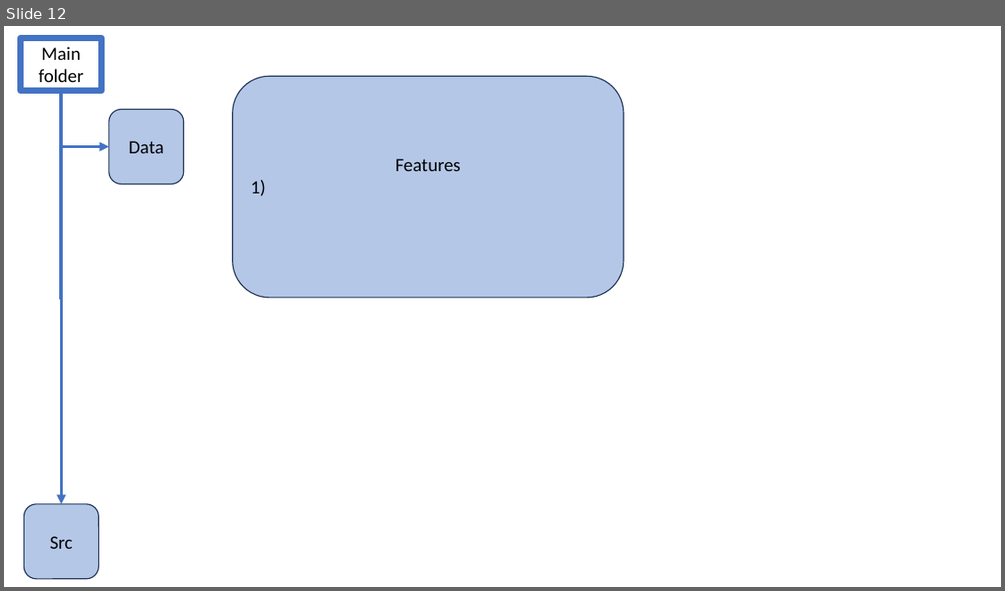
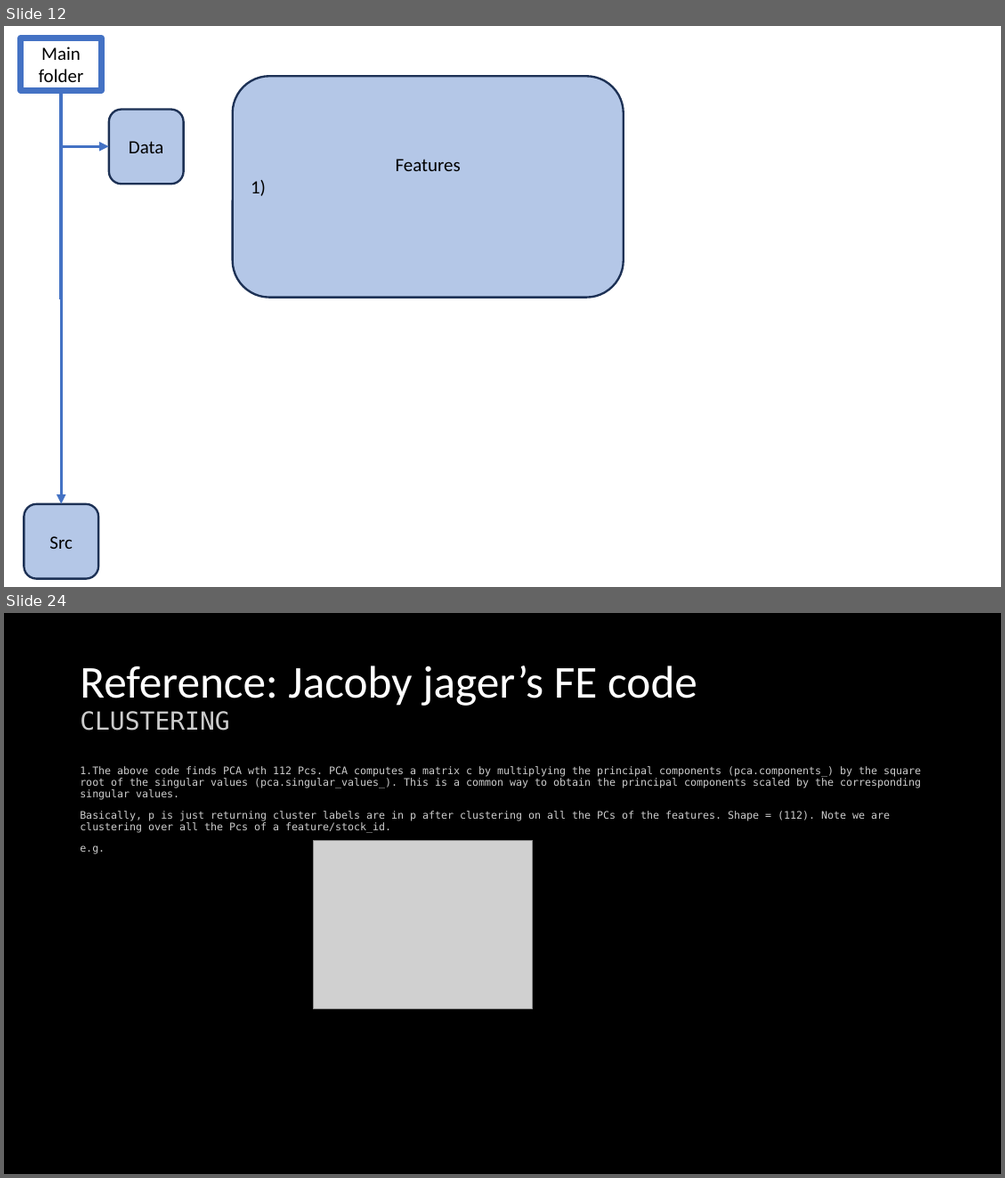
Before and after one commit to JosePeeterson/Optiver-Realized-Volatility-Prediction, a slide deck: docs/Project_help_n_ideas.pptx. Shown one above the other, each under a label of ours: slide 12 before the commit, slides 12 and 24 after it; the slides between them are not shown. The pictures are 1005x591 and 1005x1178 pixels, drawn with LibreOffice and Linux fonts; fonts in the diff are those of the drawing; grey boxes stand for pictures. Boxes give left, top, right and bottom in pixels: in the first picture for what was removed or moved away, otherwise in the second. Text is boxed around its words. In the diff, an @@ line names an element or a change of style, - is before the commit and + after.

Commit message:
Meaningful features for liquidity are added; BUCKETIZING IRREGULARLY SPACED DATA WITHIN FIRST 10 MINS FOR EACH STOCK TO MAKE THEM COMPARABLE ACROSS STOCKS. CREATE GRANULARITY WITHIN 10 FIRST MINS.This is a way to standardize data arriving at irreguar seconds. Next step will be clustering

```diff
--- a/docs/Project_help_n_ideas.pptx
+++ b/docs/Project_help_n_ideas.pptx
@@ slide 24 added at [4, 613, 1001, 1174], background #000000 @@
@@ title added at [80, 666, 697, 730], 44 pt, text #FFFFFF @@
+Reference: Jacoby jager’s FE code
+CLUSTERING
@@ text added at [80, 766, 921, 854], 10 pt, text #CCCCCC @@
+1.The above code finds PCA wth 112 Pcs. PCA computes a matrix c by multiplying the principal components (pca.components_) by the square root of the singular values (pca.singular_values_). This is a common way to obtain the principal components scaled by the corresponding singular values.
+Basically, p is just returning cluster labels are in p after clustering on all the PCs of the features. Shape = (112). Note we are clustering over all the Pcs of a feature/stock_id.
+e.g.
@@ picture added at [313, 840, 533, 1008] @@
@@ slide 12 changed as well @@
@@ outline #1E3256 1 pt to #1D3155 2 pt; proportions changed in 3 elements at [109, 109, 184, 184], [24, 504, 99, 579], [233, 76, 624, 297] @@
```
Also in this commit, not shown: 5 other slides changed, 36 other slides added, 7 other files.
